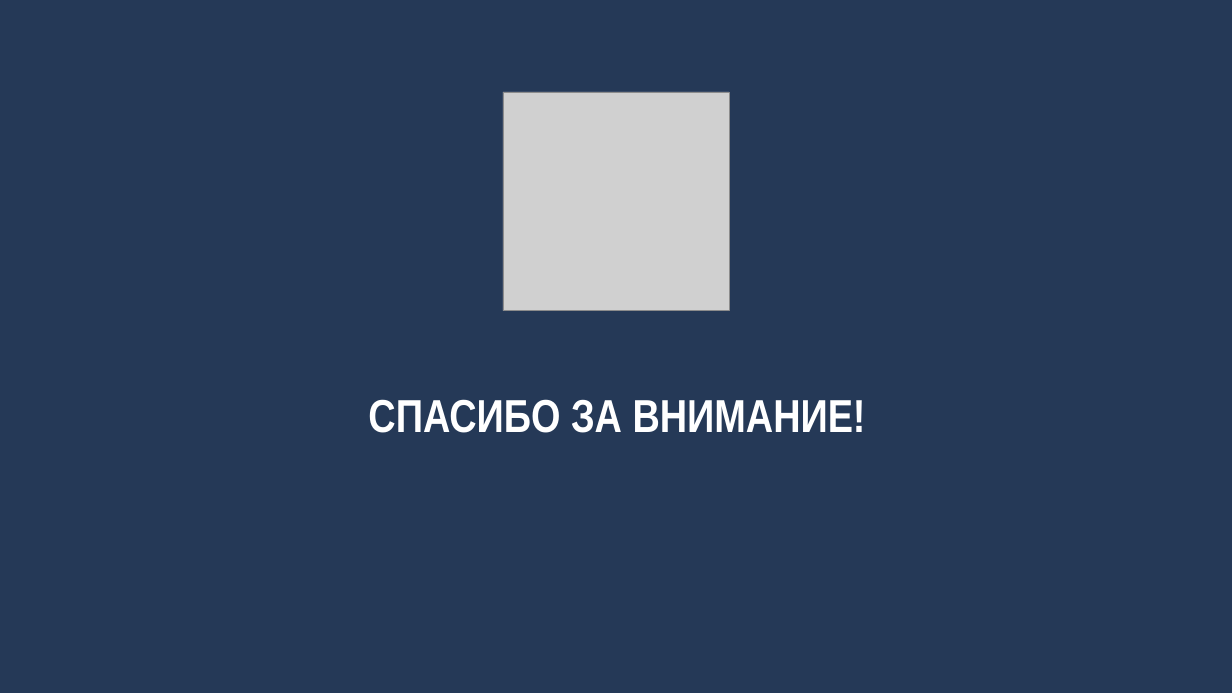
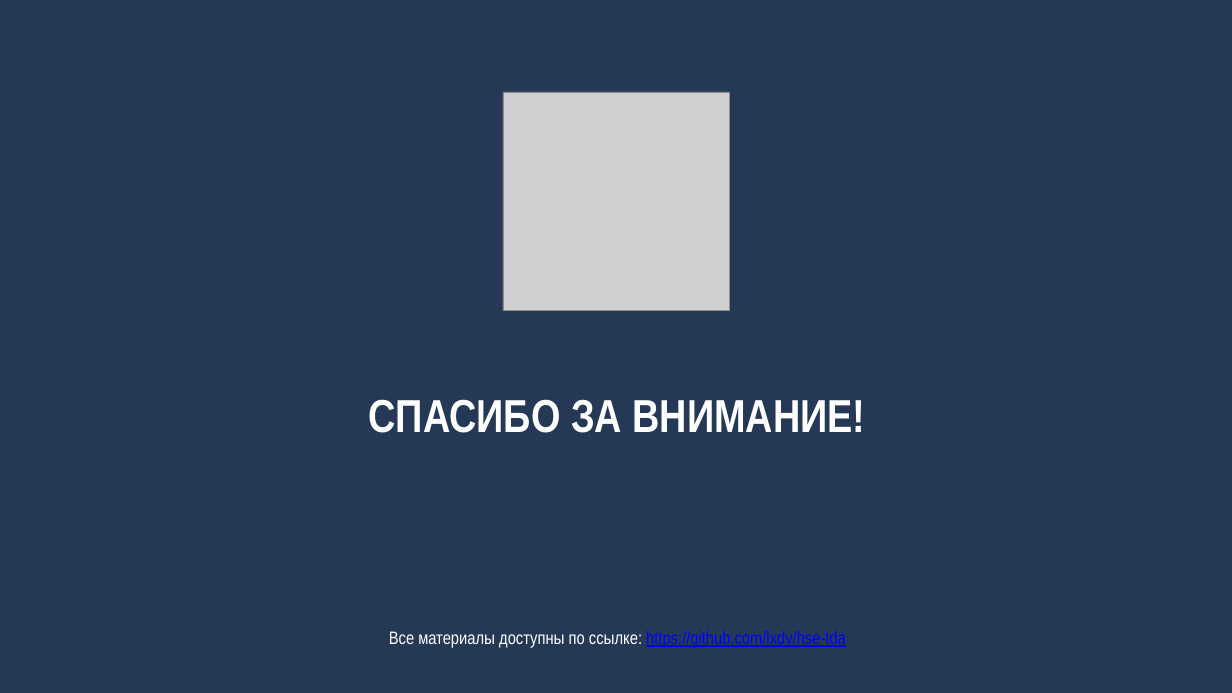
Before and after one commit to maksimovVva/hse-tda, a slide deck: slide 12 of survey.pptx (slide 14 before the commit). Drawn at 1232x693 pixels with LibreOffice and Linux fonts; fonts in the diff are those of the drawing; grey boxes stand for pictures. Boxes give left, top, right and bottom in pixels: in the first picture for what was removed or moved away, otherwise in the second. Text is boxed around its words. In the diff, an @@ line names an element or a change of style, - is before the commit and + after.

```diff
--- a/survey.pptx
+++ b/survey.pptx
@@ text added at box(389, 631, 846, 648), 28 pt, text #0000FF, underline @@
+Все материалы доступны по ссылке: https://github.com/lxdv/hse-tda
```
Also in this commit, not shown: 3 other slides changed, 6 slides added, 8 slides removed, 33 other files.
